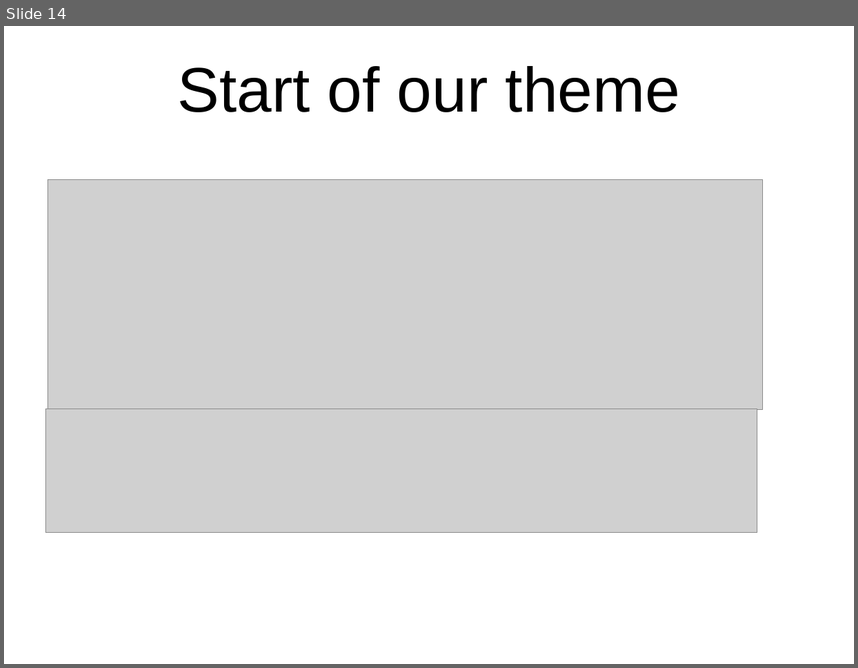
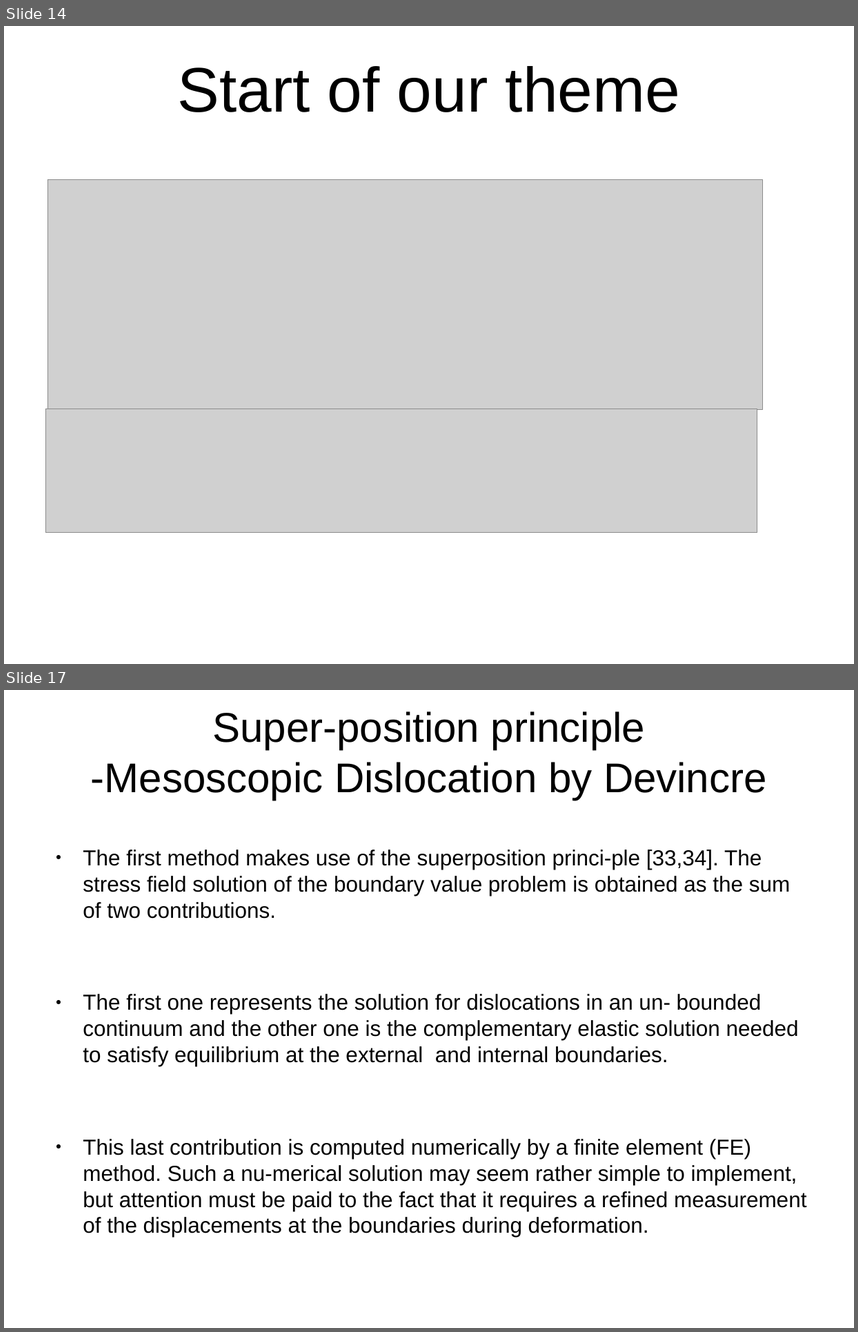
Before and after one commit to sushanthk15/JournalClub2, a slide deck: Review Presentation.odp. Shown one above the other, each under a label of ours: slide 14 before the commit, slides 14 and 17 after it; the slides between them are not shown. The pictures are 858x668 and 858x1332 pixels, drawn with LibreOffice and Linux fonts; fonts in the diff are those of the drawing; grey boxes stand for pictures; background and template pictures are left out. Boxes give left, top, right and bottom in pixels: in the first picture for what was removed or moved away, otherwise in the second. Text is boxed around its words. In the diff, an @@ line names an element or a change of style, - is before the commit and + after.

```diff
--- a/Review Presentation.odp
+++ b/Review Presentation.odp
@@ slide 17 added at box(4, 690, 854, 1328), background picture (left out) @@
@@ title added at box(91, 711, 767, 800), 38.7 pt, text #000000 @@
+Super-position principle
+-Mesoscopic Dislocation by Devincre
@@ text added at box(83, 849, 806, 1211), 20.3 pt, text #000000 @@
+● The first method makes use of the superposition princi-ple [33,34]. The stress field solution of the boundary value problem is obtained as the sum of two contributions.
+● The first one represents the solution for dislocations in an un- bounded continuum and the other one is the complementary elastic solution needed to satisfy equilibrium at the external and internal boundaries.
+● This last contribution is computed numerically by a finite element (FE) method. Such a nu-merical solution may seem rather simple to implement, but attention must be paid to the fact that it requires a refined measurement of the displacements at the boundaries during deformation.
```
Also in this commit, not shown: 1 slide changed, 6 other slides added, 1 slide removed, 3 other files.
